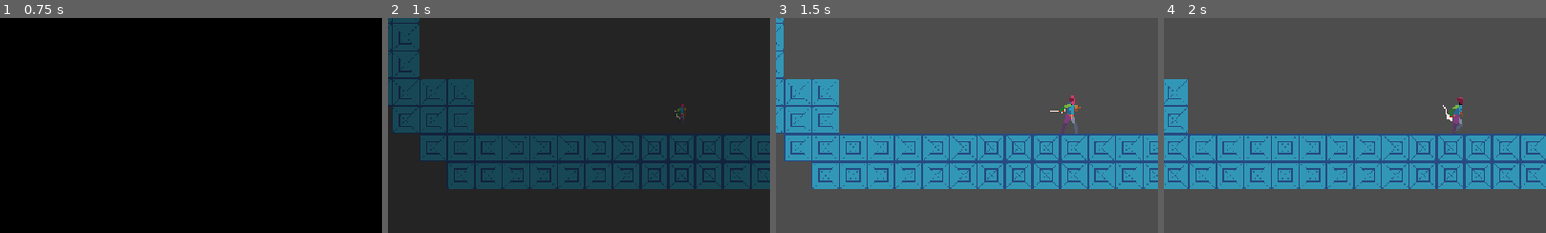
Above: before the commit, frames 1-4 (left to right).
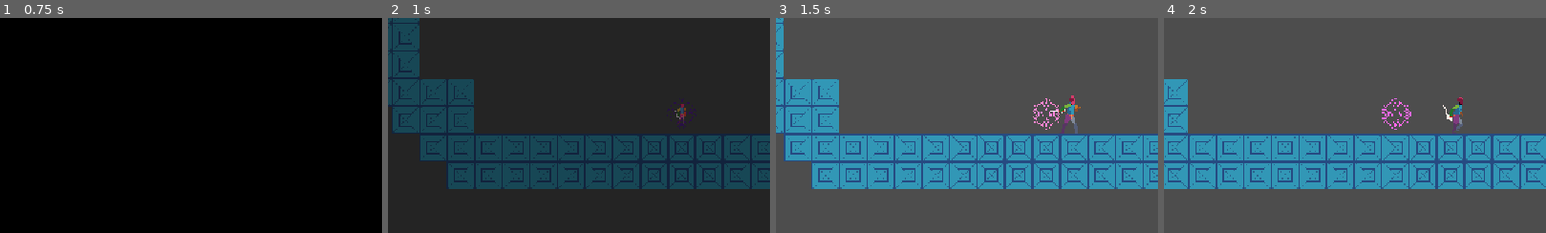
Above: after the commit, the same moments.

Repository: jbradlim08/MindBlade
Game: Godot game, scene res://scene/game/main_menu.tscn
Two runs of this game, one before a commit and one after it. Both use one fixed random seed, a clock stepped at 60 frames per second and the inputs below.
Inputs (mouse positions are % of the whole screen's width and height, from its top left):
- Up to frame 1 (0.75 s): click (22, 50) at 0.5 s
- Up to frame 2 (1 s): no input
- Up to frame 3 (1.5 s): tap Enter at 1.25 s; move the mouse to (72, 45) at 1.27 s; hold D (right) from 1.28 s (still down); hold E (set-checkpoint) from 1.28 s (still down); click (72, 45) at 1.42 s
- Up to frame 4 (2 s): keep holding D (right); keep holding E (set-checkpoint); tap W (jump) at 1.52 s
The pictures show only the part of the screen within x 12-62%, y 28-78%; the shares and areas given below are measured in that part.

Frame 1 is identical in both runs. In frame 2, 0.2% of the frame differs, in the area x 73-81%, y 37-52%; in frame 3, 0.2%; in frame 4, 0.2%, in the area x 57-65%, y 37-52%.

Commit message:
Create checkpoint spritesheet and animation in the game. Add on_player_put_checkpoint signal and emit when player put checkpoint

Diff:
--- a/character/base_player.gd
+++ b/character/base_player.gd
@@ -62,6 +62,7 @@
 	# set checkpoint
 	if event.is_action_pressed("set-checkpoint") and check_checkpoint():
 		SceneManager.set_checkpoint_pos(global_position)
+		SignalManager.on_player_put_checkpoint.emit(global_position)
 		can_put_checkpoint = false
 		checkpoint_timer.start()
 		print("set checkpoint: " + str(global_position))
--- a/global/scene_manager.gd
+++ b/global/scene_manager.gd
@@ -6,7 +6,7 @@
 var checkpoint_pos: Vector2
 
 func get_checkpoint_pos() -> Vector2: return checkpoint_pos
-func set_checkpoint_pos(val: Vector2)-> void: checkpoint_pos = val
+func set_checkpoint_pos(val: Vector2) -> void: checkpoint_pos = val
 
 func load_main_scene() -> void:
 	get_tree().change_scene_to_packed(MAIN_MENU)
--- a/global/signal_manager.gd
+++ b/global/signal_manager.gd
@@ -8,6 +8,7 @@
 signal on_player_hurt()
 signal on_player_die()
 signal on_player_crit()
+signal on_player_put_checkpoint(pos: Vector2)
 #endregion
 
 #region HeadKnife
--- /dev/null
+++ b/scene/checkpoint.tscn
@@ -0,0 +1,70 @@
+[gd_scene load_steps=7 format=3 uid="uid://cmnq2drk4nh04"]
+
+[ext_resource type="Texture2D" uid="uid://cpedg1dybikys" path="res://asset/art/miscallenous/checkpoint_spritesheet.png" id="1_twgsb"]
+
+[sub_resource type="Animation" id="Animation_rsc5n"]
+resource_name = "blink"
+length = 1.8
+loop_mode = 1
+step = 0.1
+tracks/0/type = "value"
+tracks/0/imported = false
+tracks/0/enabled = true
+tracks/0/path = NodePath("Sprite2D:frame")
+tracks/0/interp = 1
+tracks/0/loop_wrap = true
+tracks/0/keys = {
+"times": PackedFloat32Array(0, 0.5, 0.7, 0.9, 1.4, 1.6),
+"transitions": PackedFloat32Array(1, 1, 1, 1, 1, 1),
+"update": 1,
+"values": [0, 1, 2, 3, 4, 5]
+}
+
+[sub_resource type="Animation" id="Animation_1s6i5"]
+length = 0.001
+tracks/0/type = "value"
+tracks/0/imported = false
+tracks/0/enabled = true
+tracks/0/path = NodePath("Sprite2D:frame")
+tracks/0/interp = 1
+tracks/0/loop_wrap = true
+tracks/0/keys = {
+"times": PackedFloat32Array(0),
+"transitions": PackedFloat32Array(1),
+"update": 1,
+"values": [0]
+}
+
+[sub_resource type="AnimationLibrary" id="AnimationLibrary_sk1eg"]
+_data = {
+&"RESET": SubResource("Animation_1s6i5"),
+&"blink": SubResource("Animation_rsc5n")
+}
+
+[sub_resource type="Gradient" id="Gradient_twgsb"]
+interpolation_mode = 2
+colors = PackedColorArray(1, 1, 1, 1, 0, 0, 0, 1)
+
+[sub_resource type="GradientTexture2D" id="GradientTexture2D_rsc5n"]
+gradient = SubResource("Gradient_twgsb")
+fill = 1
+fill_from = Vector2(0.5, 0.5)
+
+[node name="Checkpoint" type="Node2D"]
+
+[node name="Sprite2D" type="Sprite2D" parent="."]
+texture = ExtResource("1_twgsb")
+hframes = 10
+
+[node name="AnimationPlayer" type="AnimationPlayer" parent="."]
+libraries = {
+&"": SubResource("AnimationLibrary_sk1eg")
+}
+autoplay = "blink"
+
+[node name="CanvasModulate" type="CanvasModulate" parent="."]
+
+[node name="PointLight2D" type="PointLight2D" parent="."]
+scale = Vector2(0.5625, 0.5625)
+color = Color(1, 0, 0.15, 1)
+texture = SubResource("GradientTexture2D_rsc5n")
--- a/scene/game/level.tscn
+++ b/scene/game/level.tscn
@@ -9,6 +9,7 @@
 [ext_resource type="PackedScene" uid="uid://5yt6787u2704" path="res://enemy/ground/headknife.tscn" id="8_kapys"]
 [ext_resource type="PackedScene" uid="uid://bnqvrqe4d6f3i" path="res://scene/camera.tscn" id="8_u2b8d"]
 [ext_resource type="LabelSettings" uid="uid://b3ta8r32e3tg5" path="res://asset/fonts/pixel_font.tres" id="9_07p8p"]
+[ext_resource type="PackedScene" uid="uid://cmnq2drk4nh04" path="res://scene/checkpoint.tscn" id="10_5vdsg"]
 
 [node name="Level" type="Node2D"]
 script = ExtResource("1_kapys")
@@ -60,3 +61,6 @@
 [node name="HeadKnife3" parent="." instance=ExtResource("8_kapys")]
 position = Vector2(876, 297)
 patrol_time = 3.5
+
+[node name="Checkpoint" parent="." instance=ExtResource("10_5vdsg")]
+position = Vector2(213, 487)
--- a/script/level.gd
+++ b/script/level.gd
@@ -1,10 +1,13 @@
 extends Node2D
+
+@onready var checkpoint: Node2D = $Checkpoint
 
 var player_ref: Player
 
 # Called when the node enters the scene tree for the first time.
 func _ready() -> void:
 	SignalManager.on_player_crit.connect(freeze_game)
+	SignalManager.on_player_put_checkpoint.connect(move_checkpoint)
 	player_ref = get_tree().get_first_node_in_group(
 		 Constants.PLAYER_BODY_GROUP
 	)
@@ -12,6 +15,7 @@
 	player_ref.set_process_unhandled_input(true)
 	player_ref.set_process_input(true)
 	fade_in()
+	checkpoint.global_position = player_ref.global_position
 
 func fade_in() -> void:
 	var layer := CanvasLayer.new()
@@ -46,3 +50,6 @@
 								false,
 								true).timeout
 	Engine.time_scale = 1.0
+
+func move_checkpoint(pos: Vector2) -> void:
+	checkpoint.global_position = pos
Binary file changed: asset/art/miscallenous/checkpoint.aseprite
Binary file added: asset/art/miscallenous/checkpoint_spritesheet.png
Not shown, added: asset/art/miscallenous/checkpoint_spritesheet.png.import
Not shown: 1 places in scene/game/level.tscn that only renumber resources
